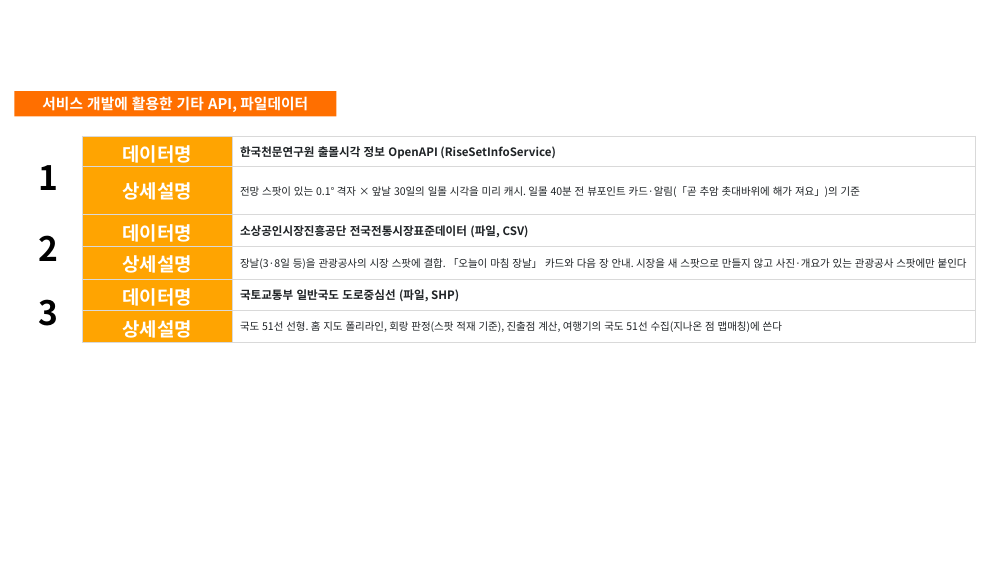
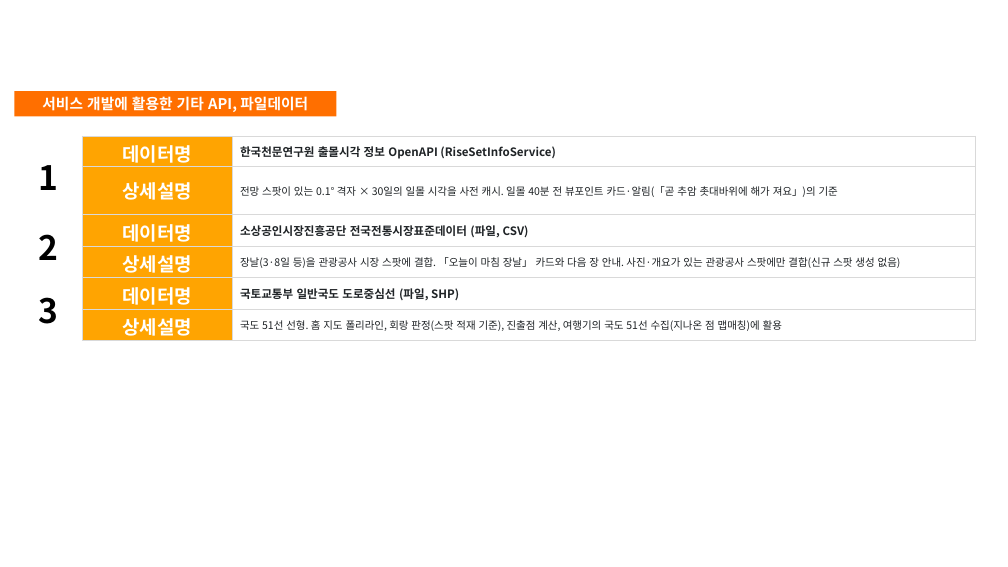
Before and after one commit to Hyee0ne/p-trip, a slide deck: slide 11 of docs/기능설명서_P의여행.pptx. Drawn at 1008x567 pixels with LibreOffice and Linux fonts; fonts in the diff are those of the drawing; background and template pictures are left out. Boxes give left, top, right and bottom in pixels: in the first picture for what was removed or moved away, otherwise in the second. Text is boxed around its words. In the diff, an @@ line names an element or a change of style, - is before the commit and + after.

```diff
--- a/docs/기능설명서_P의여행.pptx
+++ b/docs/기능설명서_P의여행.pptx
@@ table at [14,136,976,340] @@
-row 2, column 3: 전망 스팟이 있는 0.1° 격자 × 앞날 30일의 일몰 시각을 미리 캐시. 일몰 40분 전 뷰포인트 카드·알림(「곧 추암 촛대바위에 해가 져요」)의 기준
+row 2, column 3: 전망 스팟이 있는 0.1° 격자 × 30일의 일몰 시각을 사전 캐시. 일몰 40분 전 뷰포인트 카드·알림(「곧 추암 촛대바위에 해가 져요」)의 기준
-row 4, column 3: 장날(3·8일 등)을 관광공사의 시장 스팟에 결합. 「오늘이 마침 장날」 카드와 다음 장 안내. 시장을 새 스팟으로 만들지 않고 사진·개요가 있는 관광공사 스팟에만 붙인다
+row 4, column 3: 장날(3·8일 등)을 관광공사 시장 스팟에 결합. 「오늘이 마침 장날」 카드와 다음 장 안내. 사진·개요가 있는 관광공사 스팟에만 결합(신규 스팟 생성 없음)
-row 6, column 3: 국도 51선 선형. 홈 지도 폴리라인, 회랑 판정(스팟 적재 기준), 진출점 계산, 여행기의 국도 51선 수집(지나온 점 맵매칭)에 쓴다
+row 6, column 3: 국도 51선 선형. 홈 지도 폴리라인, 회랑 판정(스팟 적재 기준), 진출점 계산, 여행기의 국도 51선 수집(지나온 점 맵매칭)에 활용
```
Also in this commit, not shown: 9 other slides changed, 2 other files.
